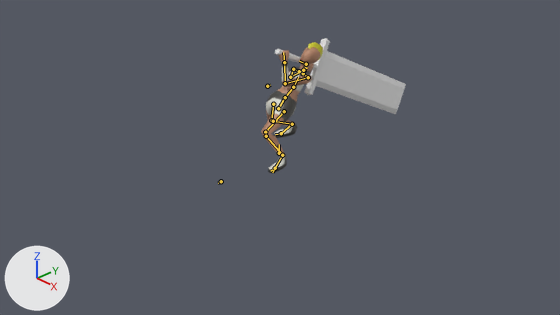
The Blender file female_warrior_2.blend: old version first, new version second.
Rendered twice from the file's camera 'Camera'. The lights are fixed; the arrows at lower left show +X, +Y and +Z. Both versions are drawn at frame 60 of the action 'Attack2'; the numbers are the values there. The bones that bend it are drawn over the model as lines.

The first picture shows 'GreatSword', 'Hunter'.
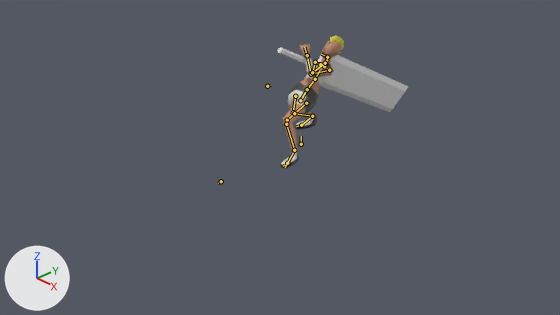
Commit message: update Attack2

Pixel boxes (x1, y1, x2, y2) of what changed, in the pictures (560 x 315 px):
'Hunter', posed: before (261, 42, 323, 173); after (280, 35, 344, 168)
'GreatSword', posed: before (275, 38, 406, 114); after (277, 48, 409, 112)
bone 'Root', root to tip: before (279, 153) to (279, 144); after (301, 144) to (301, 136)
bone 'Toe.L', root to tip: before (275, 168) to (270, 171); after (287, 163) to (283, 166)

The change, as a diff of the scene's bpy script:
```diff
--- a/female_warrior_2.blend.py
+++ b/female_warrior_2.blend.py
@@ bone_elbow_ik_l @@
 bone_elbow_ik_l = bpy.data.objects['Armature'].pose.bones['Elbow.ik.L']
-bone_elbow_ik_l.location = (-0.959, -1.833, -0.827)
+bone_elbow_ik_l.location = (0.111, -1.204, -0.901)
@@ bone_root @@
 bone_root = bpy.data.objects['Armature'].pose.bones['Root']
-bone_root.location = (0.0, 0.0, 0.0)
+bone_root.location = (0.0, 0.0, -0.439)
@@ bone_toe_l @@
 bone_toe_l = bpy.data.objects['Armature'].pose.bones['Toe.L']  # child of 'Root'
-bone_toe_l.location = (-0.156, 0.285, -0.004)
+bone_toe_l.location = (-0.152, 0.488, 0.005)
@@ bone_weapon_r @@
 bone_weapon_r = bpy.data.objects['Armature'].pose.bones['Weapon.R']
-bone_weapon_r.rotation_quaternion = (-0.074, -0.645, -0.123, 0.751)  # degrees (147, 99, -17)
+bone_weapon_r.rotation_quaternion = (-0.134, 0.624, 0.051, 0.768)  # degrees (-22, -76, -143)
```
